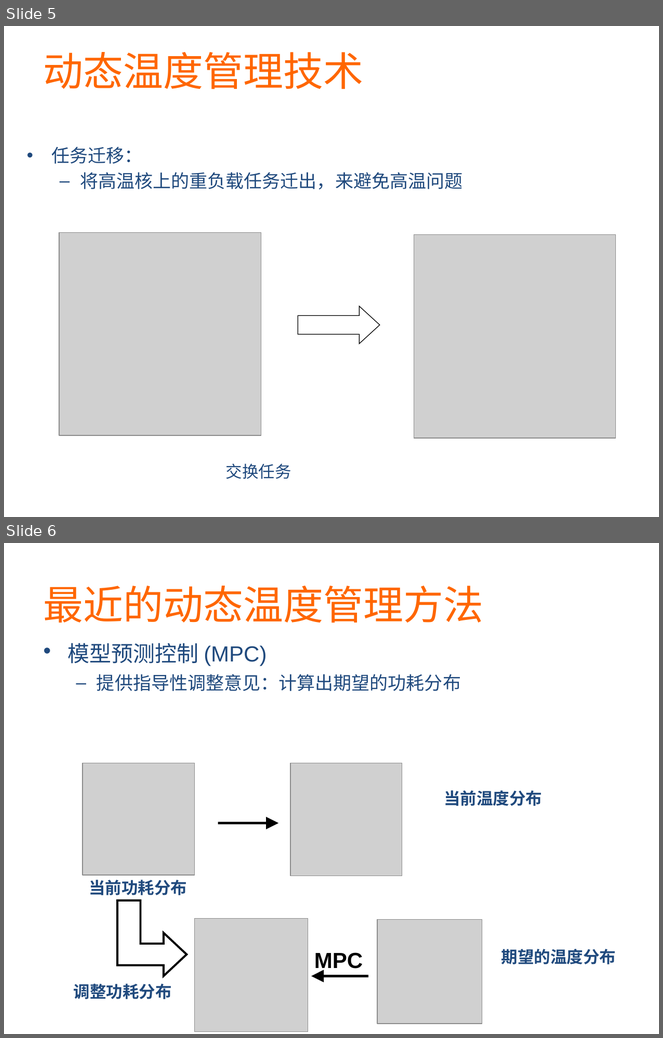
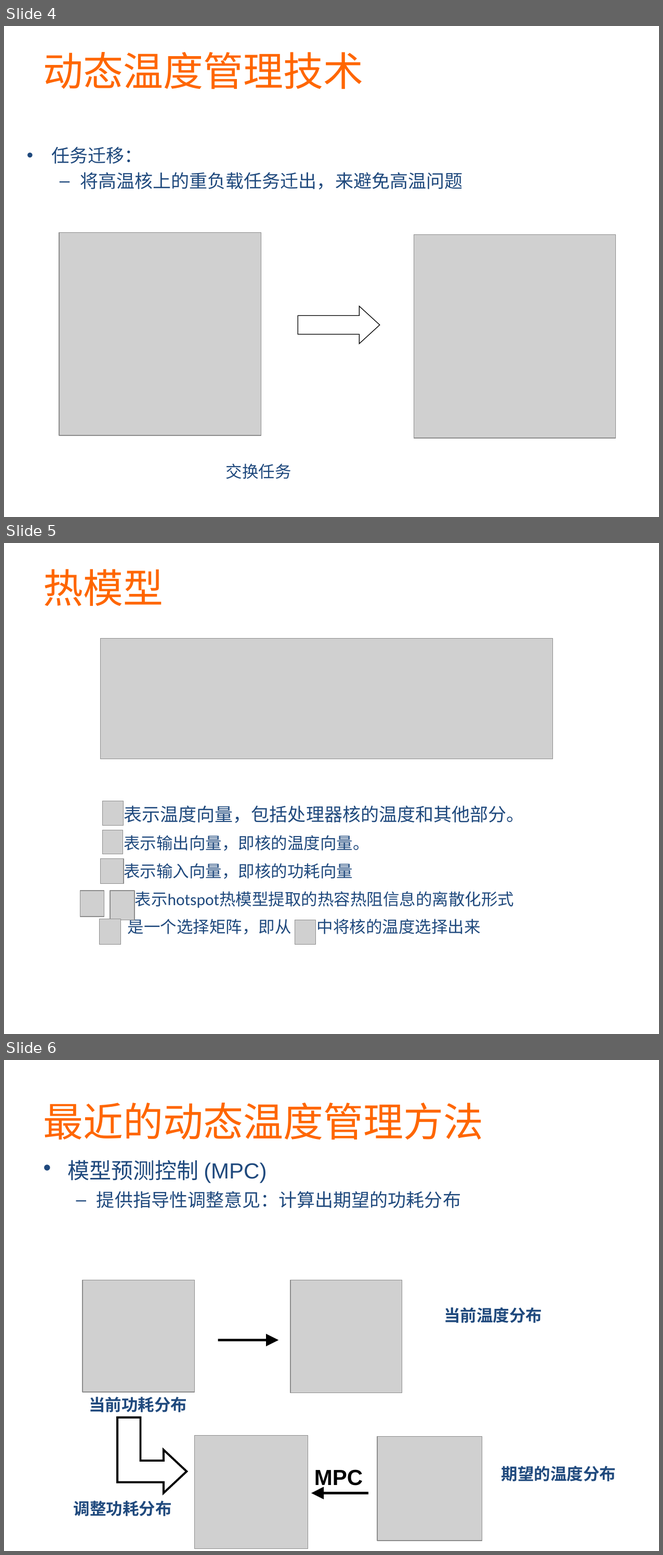
Before and after one commit to martian9/xin-yuan-houqin, a slide deck: ppt/majian.pptx. Shown one above the other, each under a label of ours: slides 5 and 6 before the commit, slides 4, 5 and 6 after it. The pictures are 663x1038 and 663x1555 pixels, drawn with LibreOffice and Linux fonts; fonts in the diff are those of the drawing; grey boxes stand for pictures. Boxes give left, top, right and bottom in pixels: in the first picture for what was removed or moved away, otherwise in the second. Text is boxed around its words. In the diff, an @@ line names an element or a change of style, - is before the commit and + after.

```diff
--- a/ppt/majian.pptx
+++ b/ppt/majian.pptx
@@ slide 5 added at (4, 543, 659, 1034), background #FFFFFF @@
@@ text added at (43, 569, 163, 606), 44 pt, text #FF6600 @@
+热模型
@@ picture added at (100, 639, 553, 759) @@
@@ picture added at (103, 801, 124, 825) @@
@@ text added at (124, 806, 525, 935), 18 pt, text #1F497D @@
+表示温度向量，包括处理器核的温度和其他部分。
+表示输出向量，即核的温度向量。
+表示输入向量，即核的功耗向量
+表示hotspot热模型提取的热容热阻信息的离散化形式
+是一个选择矩阵，即从 中将核的温度选择出来
@@ picture added at (103, 831, 123, 855) @@
@@ picture added at (100, 859, 123, 884) @@
@@ picture added at (80, 891, 104, 917) @@
@@ picture added at (110, 891, 135, 921) @@
@@ picture added at (99, 919, 120, 944) @@
@@ picture added at (295, 921, 316, 944) @@
@@ what was slide 5 is now slide 4 @@
```
Also in this commit, not shown: 6 slides changed, 5 other slides added, 8 slides removed.
